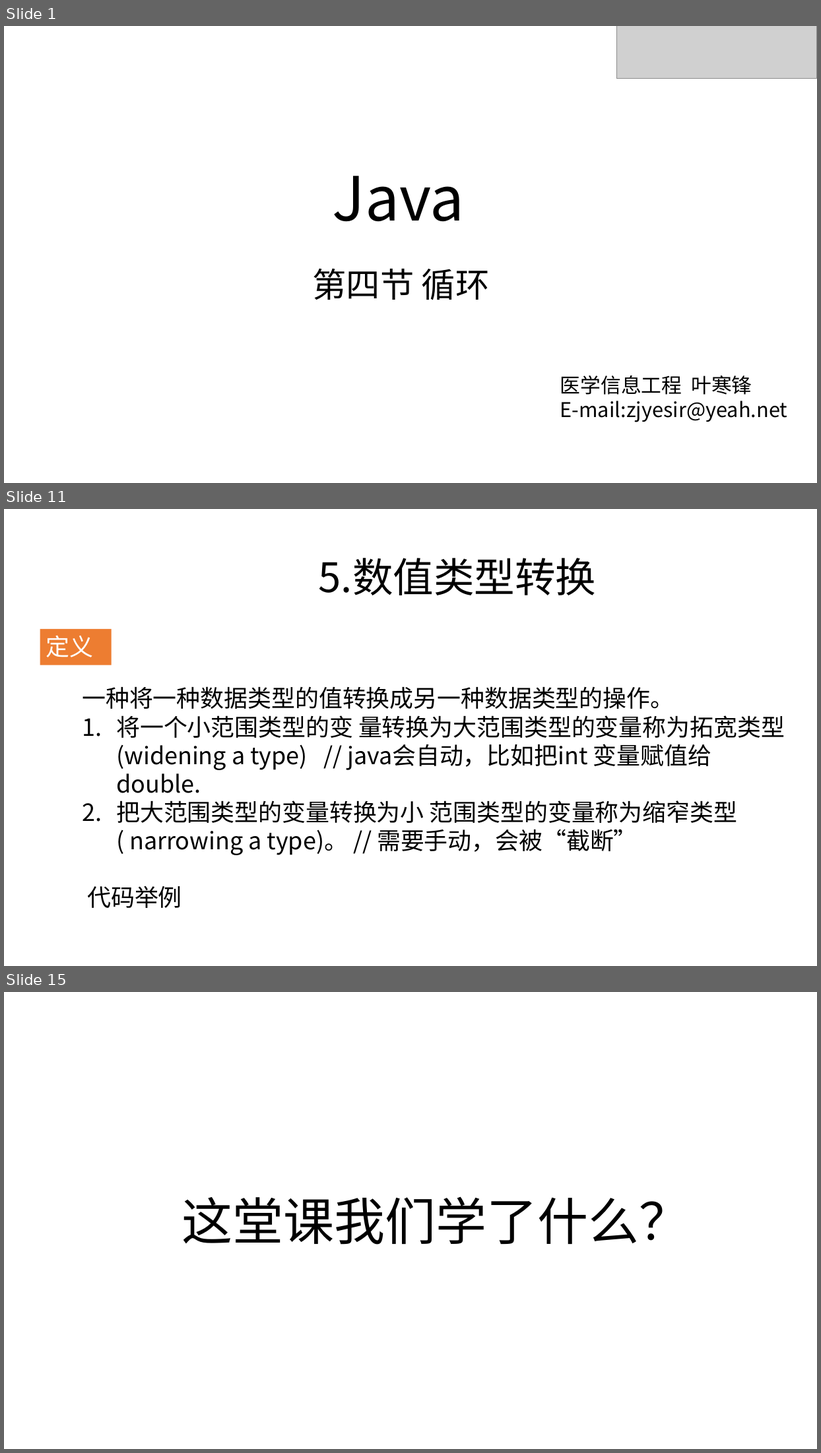
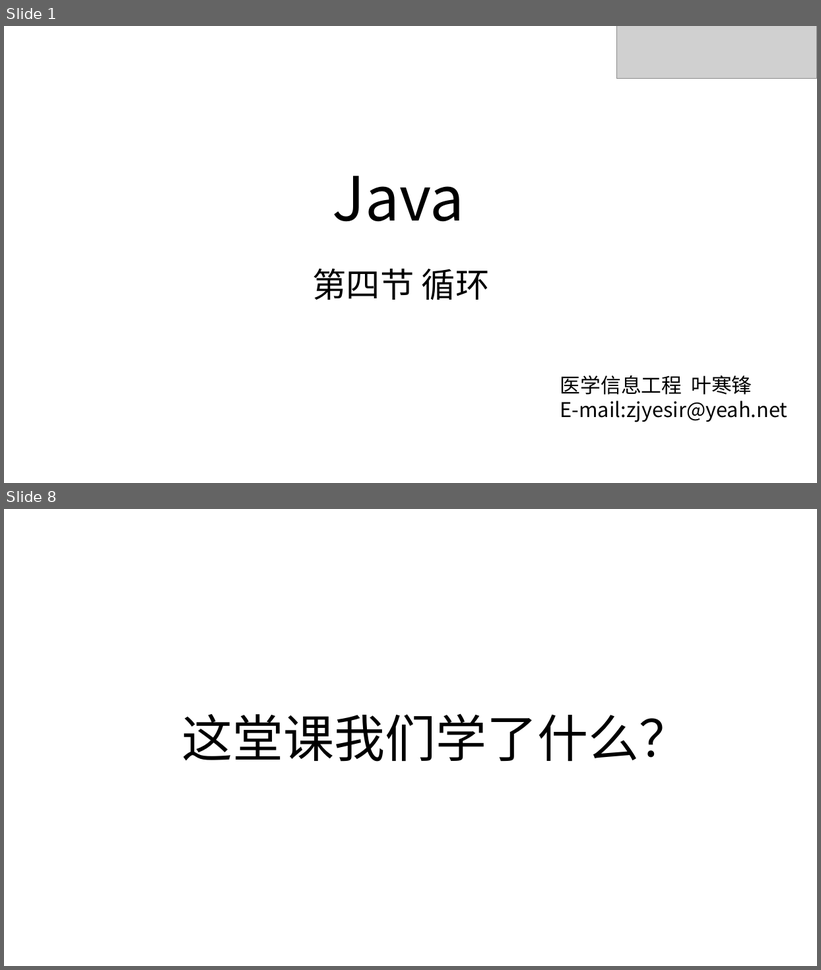
Before and after one commit to zjyesir/hmc_java_1, a slide deck: ppt/2.2循环.pptx. Shown one above the other, each under a label of ours: slides 1, 11 and 15 before the commit, slides 1 and 8 after it; the slides between them are not shown. The pictures are 821x1453 and 821x970 pixels, drawn with LibreOffice and Linux fonts; fonts in the diff are those of the drawing; grey boxes stand for pictures; background and template pictures are left out. Boxes give left, top, right and bottom in pixels: in the first picture for what was removed or moved away, otherwise in the second. Text is boxed around its words. In the diff, an @@ line names an element or a change of style, - is before the commit and + after.

```diff
--- a/ppt/2.2循环.pptx
+++ b/ppt/2.2循环.pptx
@@ slide 11 removed at [4,509,817,966], background picture (left out) @@
@@ text removed at [319,558,597,595] @@
-5.数值类型转换
@@ rectangle removed at [40,629,112,665] @@
-定义
@@ text removed at [82,687,785,855] @@
-一种将一种数据类型的值转换成另一种数据类型的操作。
-1. 将一个小范围类型的变 量转换为大范围类型的变量称为拓宽类型(widening a type) // java会自动，比如把int 变量赋值给double.
-2. 把大范围类型的变量转换为小 范围类型的变量称为缩窄类型( narrowing a type)。 // 需要手动，会被“截断”
-代码举例
@@ what was slide 15 is now slide 8 @@
```
Also in this commit, not shown: 1 slide changed, 6 slides added, 11 other slides removed, 4 other files.
